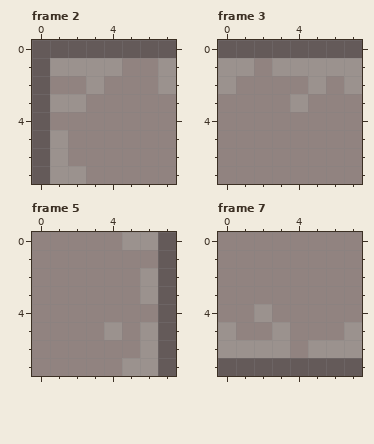
Edited in one commit: pixel-art file (Sprite/2024_05_16_01.aseprite). The picture above is the old version.
8x8 pixels, 9 frames. Shown: frame 2, frame 3, frame 5, frame 7. The commit also changed other frames, which this record leaves out.
Now the later version:
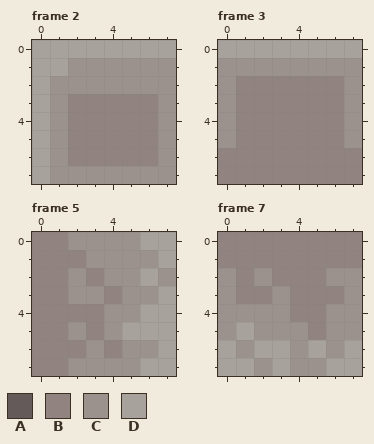
Palette (. is transparent): A #645a59  B #918380  C #9b928e  D #a8a29d
Changes in this commit:
{"where": "frame 2"}
{"frame":2,"y":0,"x":0,"old":"AAAAAAAA","new":"DDDDDDDD"}
{"frame":2,"y":1,"x":0,"old":"AC","new":"DD"}
{"frame":2,"y":1,"x":5,"old":"BB","new":"CC"}
{"frame":2,"y":2,"x":0,"old":"ABB","new":"DCC"}
{"frame":2,"y":2,"x":4,"old":"BBB","new":"CCC"}
{"frame":2,"y":3,"x":0,"old":"A","new":"D"}
{"frame":2,"y":3,"x":2,"old":"C","new":"B"}
{"frame":2,"y":3,"x":7,"old":"B","new":"C"}
{"frame":2,"y":4,"x":0,"old":"AB","new":"DC"}
{"frame":2,"y":4,"x":7,"old":"B","new":"C"}
{"frame":2,"y":5,"x":0,"old":"A","new":"D"}
{"frame":2,"y":5,"x":7,"old":"B","new":"C"}
{"frame":2,"y":6,"x":0,"old":"A","new":"D"}
{"frame":2,"y":6,"x":7,"old":"B","new":"C"}
{"frame":2,"y":7,"x":0,"old":"A","new":"D"}
{"frame":2,"y":7,"x":3,"old":"BBBBB","new":"CCCCC"}
{"where": "frame 3"}
{"frame":3,"y":0,"x":0,"old":"AAAAAAAA","new":"DDDDDDDD"}
{"frame":3,"y":1,"x":2,"old":"B","new":"C"}
{"frame":3,"y":2,"x":5,"old":"C","new":"B"}
{"frame":3,"y":3,"x":0,"old":"B","new":"C"}
{"frame":3,"y":3,"x":4,"old":"C","new":"B"}
{"frame":3,"y":3,"x":7,"old":"B","new":"C"}
{"frame":3,"y":4,"x":0,"old":"B","new":"C"}
{"frame":3,"y":4,"x":7,"old":"B","new":"C"}
{"frame":3,"y":5,"x":0,"old":"B","new":"C"}
{"frame":3,"y":5,"x":7,"old":"B","new":"C"}
{"where": "frame 5"}
{"frame":5,"y":0,"x":2,"old":"BBB","new":"CCC"}
{"frame":5,"y":0,"x":6,"old":"CA","new":"DD"}
{"frame":5,"y":1,"x":3,"old":"BBBBA","new":"CCCCD"}
{"frame":5,"y":2,"x":2,"old":"B","new":"C"}
{"frame":5,"y":2,"x":4,"old":"BBCA","new":"CCDC"}
{"frame":5,"y":3,"x":2,"old":"BB","new":"CC"}
{"frame":5,"y":3,"x":5,"old":"B","new":"C"}
{"frame":5,"y":3,"x":7,"old":"A","new":"D"}
{"frame":5,"y":4,"x":4,"old":"BBBA","new":"CCDD"}
{"frame":5,"y":5,"x":2,"old":"B","new":"C"}
{"frame":5,"y":5,"x":5,"old":"BCA","new":"DDD"}
{"frame":5,"y":6,"x":3,"old":"B","new":"C"}
{"frame":5,"y":6,"x":5,"old":"B","new":"C"}
{"frame":5,"y":6,"x":7,"old":"A","new":"D"}
{"frame":5,"y":7,"x":2,"old":"BBB","new":"CCC"}
{"frame":5,"y":7,"x":6,"old":"CA","new":"DD"}
{"where": "frame 7"}
{"frame":7,"y":2,"x":0,"old":"B","new":"C"}
{"frame":7,"y":2,"x":2,"old":"B","new":"C"}
{"frame":7,"y":2,"x":6,"old":"BB","new":"CC"}
{"frame":7,"y":3,"x":0,"old":"B","new":"C"}
{"frame":7,"y":3,"x":3,"old":"B","new":"C"}
{"frame":7,"y":3,"x":7,"old":"B","new":"C"}
{"frame":7,"y":4,"x":0,"old":"BB","new":"CC"}
{"frame":7,"y":4,"x":3,"old":"B","new":"C"}
{"frame":7,"y":4,"x":6,"old":"BB","new":"CC"}
{"frame":7,"y":5,"x":1,"old":"BB","new":"DC"}
{"frame":7,"y":5,"x":4,"old":"B","new":"C"}
{"frame":7,"y":5,"x":6,"old":"B","new":"C"}
{"frame":7,"y":6,"x":0,"old":"C","new":"D"}
{"frame":7,"y":6,"x":2,"old":"CCBC","new":"DDCD"}
{"frame":7,"y":6,"x":7,"old":"C","new":"D"}
{"frame":7,"y":7,"x":0,"old":"AAAAAAAA","new":"DDCDCCDD"}
{"label":"changed","picture_box":[32,40,176,184]}
{"label":"changed","picture_box":[218,40,362,148]}
{"label":"changed","picture_box":[68,232,176,376]}
{"label":"changed","picture_box":[218,268,362,376]}
